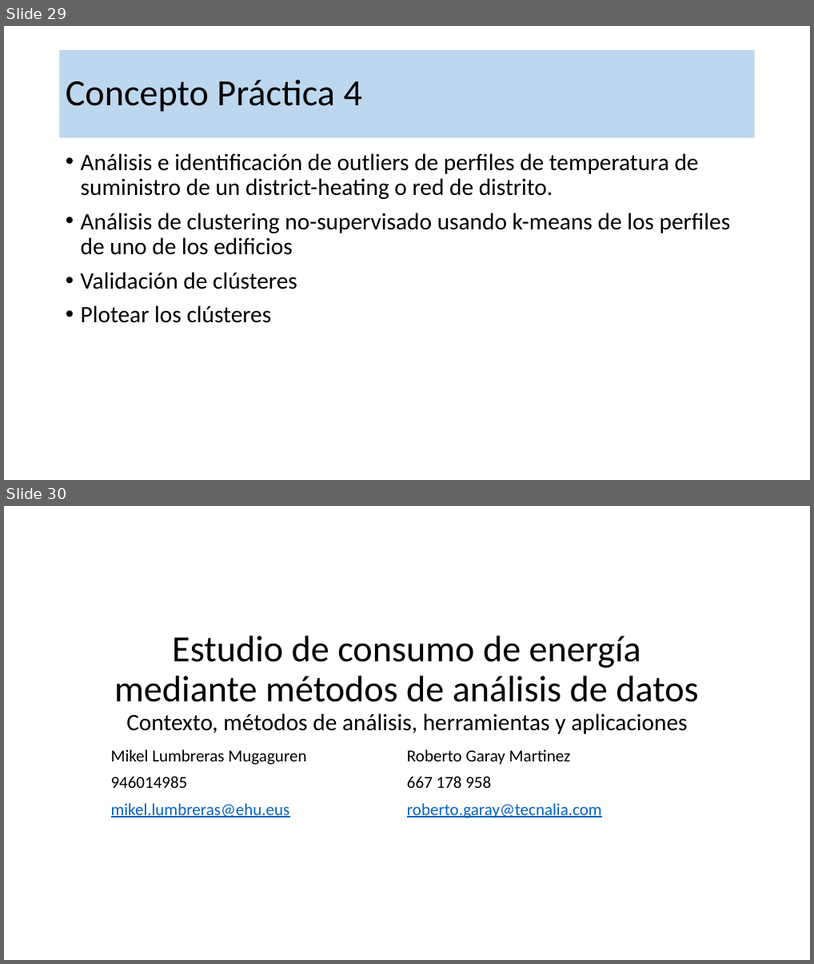
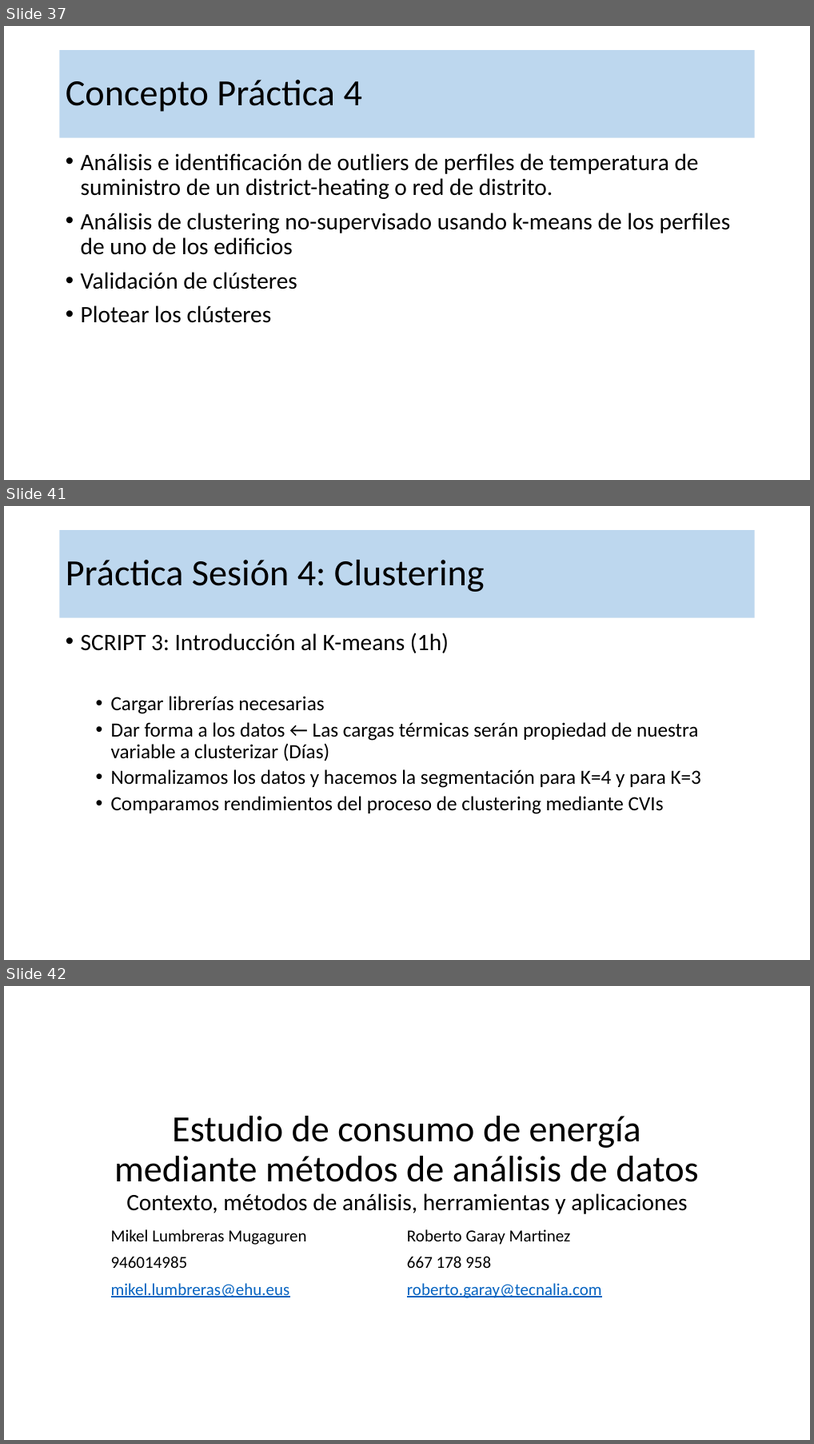
Before and after one commit to robgaray/EESIA_Analisis_Consumo_2021_Publico, a slide deck: 1_Presentaciones/Sesion_4_Teoria.pptx. Shown one above the other, each under a label of ours: slides 29 and 30 before the commit, slides 37, 41 and 42 after it; the slides between them are not shown. The pictures are 814x964 and 814x1444 pixels, drawn with LibreOffice and Linux fonts; fonts in the diff are those of the drawing; background and template pictures are left out. Boxes give left, top, right and bottom in pixels: in the first picture for what was removed or moved away, otherwise in the second. Text is boxed around its words. In the diff, an @@ line names an element or a change of style, - is before the commit and + after.

```diff
--- a/1_Presentaciones/Sesion_4_Teoria.pptx
+++ b/1_Presentaciones/Sesion_4_Teoria.pptx
@@ slide 41 added at (4,506,810,960), background #FFFFFF @@
@@ title added at (60,530,755,618), fill #BDD7EE, 44 pt, text #000000 @@
+Práctica Sesión 4: Clustering
@@ text added at (81,632,702,814), 24 pt, text #000000 @@
+• SCRIPT 3: Introducción al K-means (1h)
+  • Cargar librerías necesarias
+  • Dar forma a los datos ← Las cargas térmicas serán propiedad de nuestra variable a clusterizar (Días)
+  • Normalizamos los datos y hacemos la segmentación para K=4 y para K=3
+  • Comparamos rendimientos del proceso de clustering mediante CVIs
@@ what was slide 29 is now slide 37 @@
@@ what was slide 30 is now slide 42 @@
```
Also in this commit, not shown: 3 slides changed, 13 other slides added, 2 slides removed, 1 other file.
